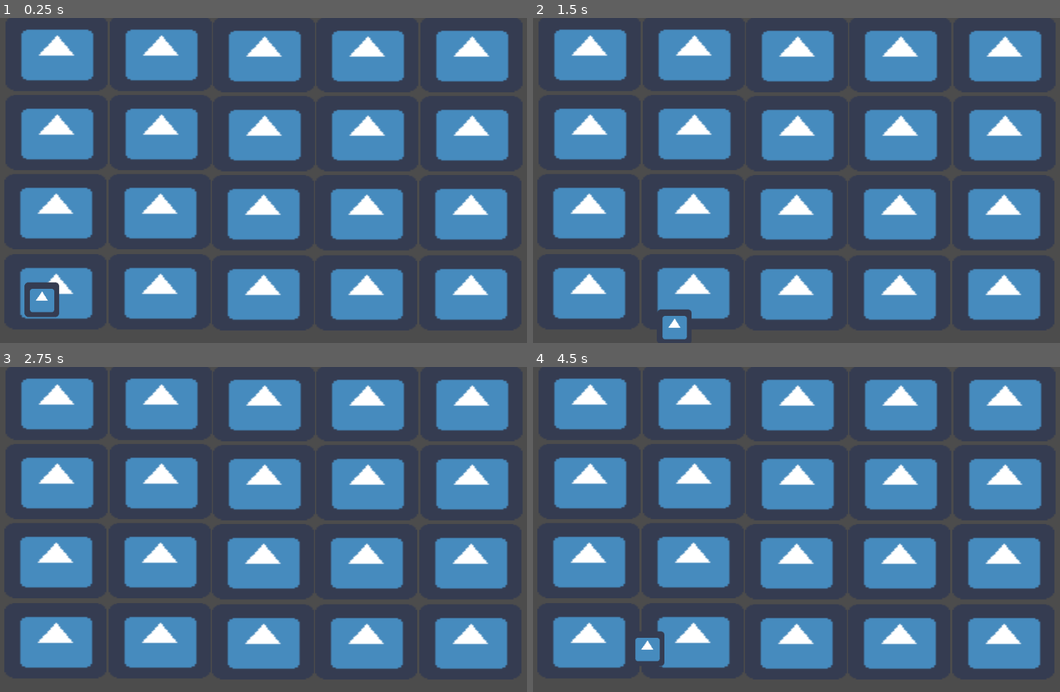
Above: before the commit, frames 1-4 (two rows, left to right).
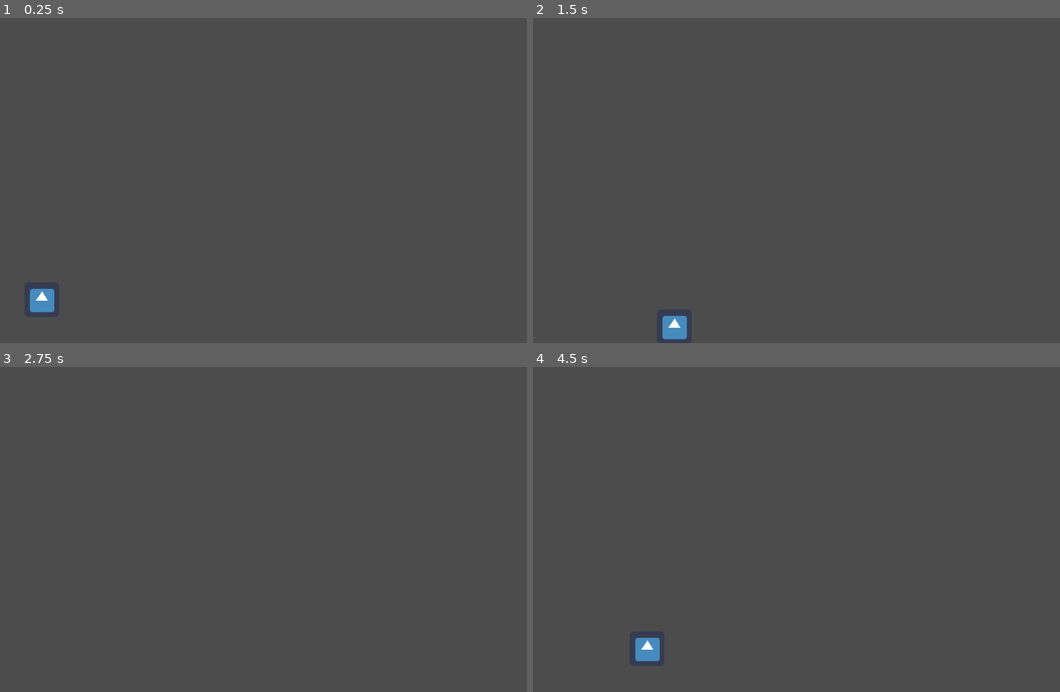
Above: after the commit, the same moments.

Repository: Pyxus/Nothing-Is-Permanent
Game: Godot game, scene res://Level1.tscn
The game is run twice, just before and just after one commit, with the same random seed, the same clock (stepped at 60 frames per second) and the same inputs. The engine's default icon, where the game draws it, is replaced by a stand-in: a white triangle on a blue panel in a dark square.
Inputs:
- Up to frame 1 (0.25 s): no input
- Up to frame 2 (1.5 s): tap Enter at 0.5 s; hold D (move_right) 0.53-1.28 s; hold Shift (dash) 0.53-1.28 s; hold S (move_down) from 1.28 s (still down); tap Shift (dash) at 1.35 s
- Up to frame 3 (2.75 s): tap Space at 2 s; release S (move_down) at 2.03 s; hold D (move_right) from 2.03 s (still down); hold Shift (dash) from 2.03 s (still down)
- Up to frame 4 (4.5 s): tap Enter at 2.75 s; release D (move_right) at 2.78 s; release Shift (dash) at 2.78 s; hold W (move_up) 2.78-3.53 s; tap Shift (dash) at 2.85, 4.35 s; hold Shift (dash) 3.53-4.28 s; hold A (move_left) from 3.53 s (still down)

The runs differ from the first frame. In frame 1, 43% of the frame differs, in the area x 3-97%, y 3-93%; in frame 2, 43%; in frame 3, 43%; in frame 4, 43%.

Commit message:
Finished grid

Diff:
--- /dev/null
+++ b/AreaGrid.gd
@@ -0,0 +1,47 @@
+tool
+extends Node2D
+
+signal body_entered(body, cell_coord)
+
+export var grid_size: Vector2 setget set_grid_size
+export var cell_size: Vector2 setget set_cell_size
+
+func _draw() -> void:
+	if Engine.editor_hint:
+		for x in grid_size.x:
+			for y in grid_size.y:
+				var cell_pos := Vector2(x * cell_size.x, y * cell_size.y)
+				draw_rect(Rect2(cell_pos, cell_size), Color(randf(), randf(), randf(), .5))
+
+
+func _ready() -> void:
+	if not Engine.editor_hint:
+		for x in grid_size.x:
+			for y in grid_size.y:
+				var area := Area2D.new()
+				var collision := CollisionShape2D.new()
+				var shape := RectangleShape2D.new()
+
+				shape.extents = cell_size
+				collision.shape = shape
+				area.position = Vector2(x * cell_size.x, y * cell_size.y)
+
+				add_child(area)
+				area.add_child(collision)
+				area.connect("body_entered", self, "_on_Area_body_entered", [Vector2(x, y)])
+
+
+
+func set_grid_size(value: Vector2) -> void:
+	grid_size.x = value.x
+	grid_size.y = value.y
+	update()
+
+
+func set_cell_size(value: Vector2) -> void:
+	cell_size = value
+	update()
+
+
+func _on_Area_body_entered(body: PhysicsBody2D, cell_coord: Vector2) -> void:
+	emit_signal("body_entered", body, cell_coord)
--- a/Level1.tscn
+++ b/Level1.tscn
@@ -1,7 +1,7 @@
 [gd_scene load_steps=3 format=2]
 
-[ext_resource path="res://Platform.tscn" type="PackedScene" id=1]
 [ext_resource path="res://Player.tscn" type="PackedScene" id=2]
+[ext_resource path="res://AreaGrid.gd" type="Script" id=3]
 
 [node name="Level1" type="Node2D"]
 
@@ -11,84 +11,7 @@
 collision_layer = 3
 collision_mask = 3
 
-[node name="Platform" parent="." instance=ExtResource( 1 )]
-light_mask = 0
-position = Vector2( 112, 505 )
-
-[node name="Platform2" parent="." instance=ExtResource( 1 )]
-light_mask = 0
-position = Vector2( 304, 505 )
-
-[node name="Platform3" parent="." instance=ExtResource( 1 )]
-light_mask = 0
-position = Vector2( 494, 507 )
-
-[node name="Platform4" parent="." instance=ExtResource( 1 )]
-light_mask = 0
-position = Vector2( 684, 507 )
-
-[node name="Platform5" parent="." instance=ExtResource( 1 )]
-light_mask = 0
-position = Vector2( 876, 507 )
-
-[node name="Platform6" parent="." instance=ExtResource( 1 )]
-light_mask = 0
-position = Vector2( 112, 357 )
-
-[node name="Platform7" parent="." instance=ExtResource( 1 )]
-light_mask = 0
-position = Vector2( 304, 357 )
-
-[node name="Platform8" parent="." instance=ExtResource( 1 )]
-light_mask = 0
-position = Vector2( 494, 359 )
-
-[node name="Platform9" parent="." instance=ExtResource( 1 )]
-light_mask = 0
-position = Vector2( 684, 359 )
-
-[node name="Platform10" parent="." instance=ExtResource( 1 )]
-light_mask = 0
-position = Vector2( 876, 359 )
-
-[node name="Platform11" parent="." instance=ExtResource( 1 )]
-light_mask = 0
-position = Vector2( 114, 211 )
-
-[node name="Platform12" parent="." instance=ExtResource( 1 )]
-light_mask = 0
-position = Vector2( 306, 211 )
-
-[node name="Platform13" parent="." instance=ExtResource( 1 )]
-light_mask = 0
-position = Vector2( 496, 213 )
-
-[node name="Platform14" parent="." instance=ExtResource( 1 )]
-light_mask = 0
-position = Vector2( 686, 213 )
-
-[node name="Platform15" parent="." instance=ExtResource( 1 )]
-light_mask = 0
-position = Vector2( 878, 213 )
-
-[node name="Platform16" parent="." instance=ExtResource( 1 )]
-light_mask = 0
-position = Vector2( 114, 65 )
-
-[node name="Platform17" parent="." instance=ExtResource( 1 )]
-light_mask = 0
-position = Vector2( 306, 65 )
-
-[node name="Platform18" parent="." instance=ExtResource( 1 )]
-light_mask = 0
-position = Vector2( 496, 67 )
-
-[node name="Platform19" parent="." instance=ExtResource( 1 )]
-light_mask = 0
-position = Vector2( 686, 67 )
-
-[node name="Platform20" parent="." instance=ExtResource( 1 )]
-light_mask = 0
-position = Vector2( 878, 67 )
-
-[connection signal="area_entered" from="Platform" to="Player" method="_on_Platform_area_entered"]
+[node name="AreaMap" type="Node2D" parent="."]
+script = ExtResource( 3 )
+grid_size = Vector2( 8, 9 )
+cell_size = Vector2( 100, 100 )
--- a/Player.gd
+++ b/Player.gd
@@ -3,7 +3,7 @@
 var defaultSpeed = 250
 var vel : Vector2 = Vector2()
 var facingDir : Vector2 = Vector2()
-onready var rayCast = get_node("RayCast2D")
+
 var canDash = true
 var dashing = false
 
